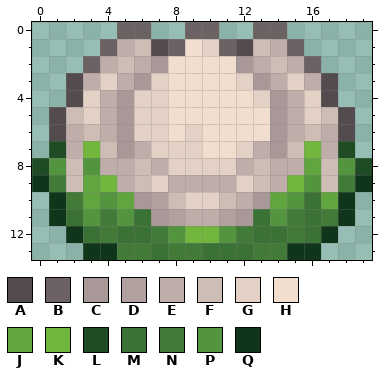
A pixel-art sprite gets an edit: datafiles/resources/item/lilybell/sprite.png. Above, as it was before the edit.
The file is 20x14 pixels.
Palette (. is transparent): A #544b4e  B #6c6163  C #a89897  D #b1a09e  E #bfada9  F #cdbdb5  G #e3d1c5  H #f1decf  J #61a53e  K #71b63d  L #1f4b25  M #3a7134  N #417b37  P #53953f  Q #0f361a
Once edited:
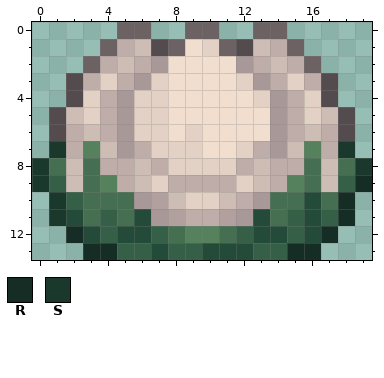
Colours new in this view: R #152d24  S #1a382b
Changes in this commit:
colour K: #71b63d -> #55815d
colour M: #3a7134 -> #244a39
colour N: #417b37 -> #365f47
colour P: #53953f -> #466f51
Changed rows in their new state; - is a pixel that keeps its letter.
first column x 0:
 7 -S----------------S-
 8 S---------------P--S
 9 S--P---------------R
10 -S-P-P--------P--PR-
11 -S----------------R-
12 --R--------------R--
13 ---RR----------RR---
Pixel boxes of the changes (left, top, right, bottom) in both pictures:
changed: (32, 141, 372, 260)
